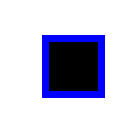
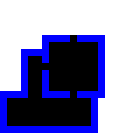
Layer changes from the first 140 x 140 image to the second:
painted on "Layer 2" over (0, 35, 98, 133)
